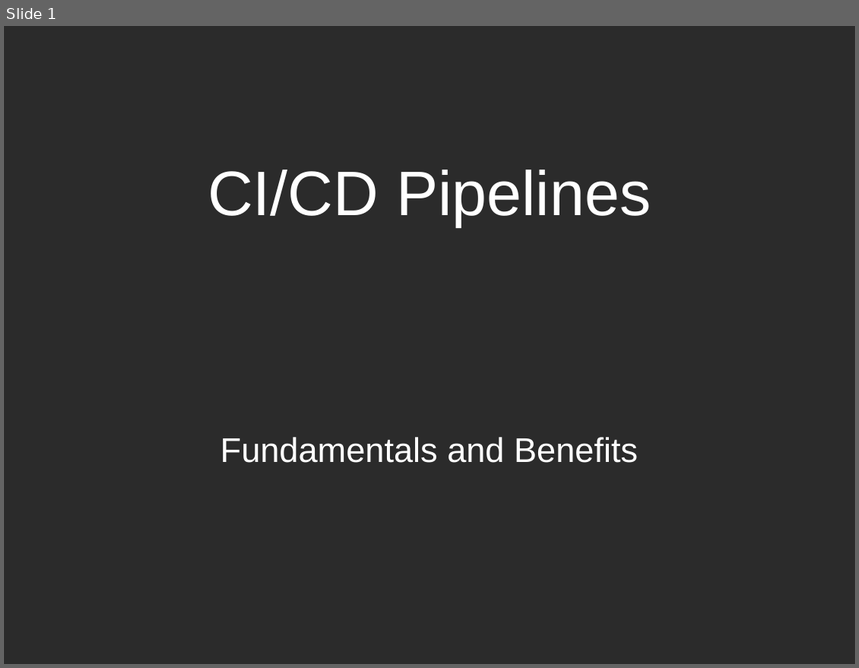
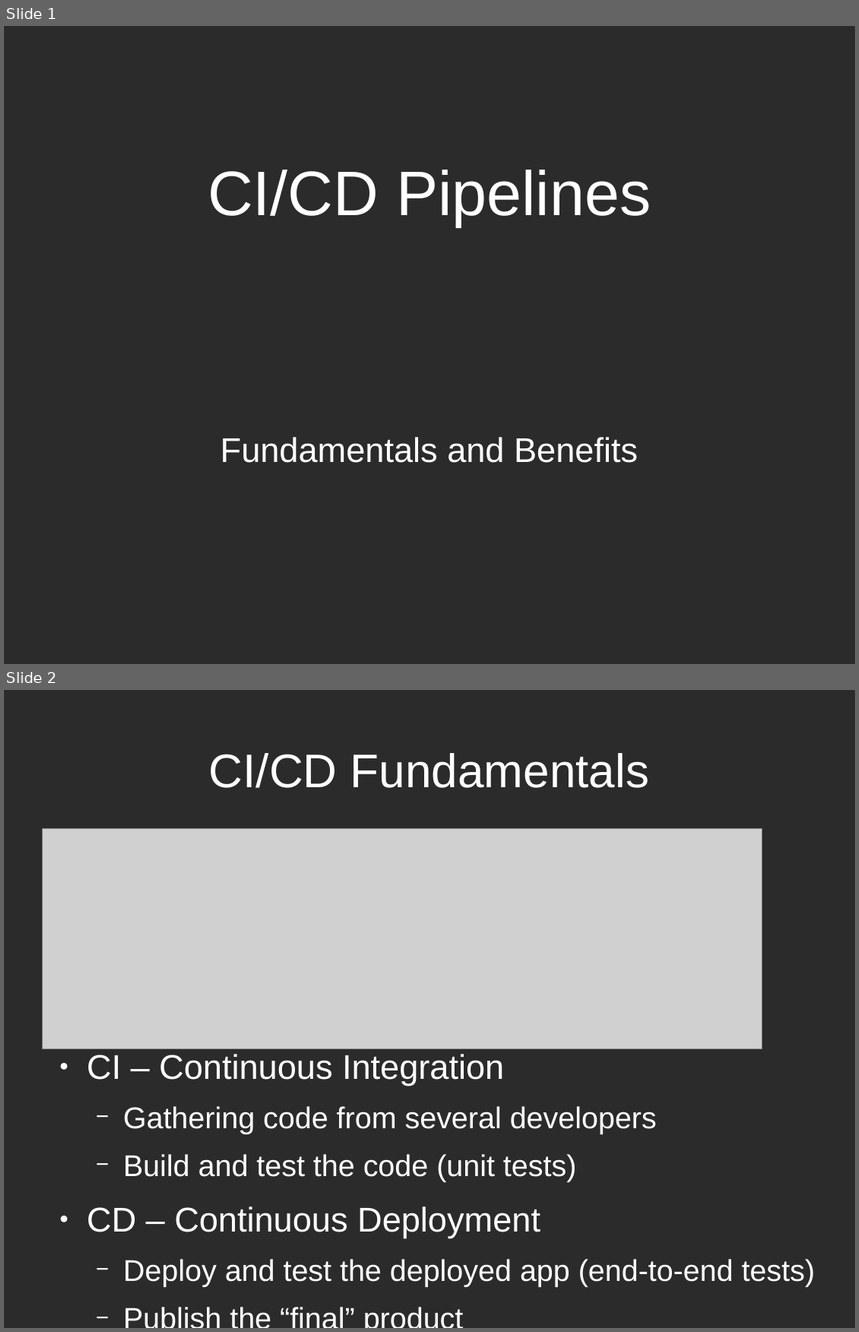
Before and after one commit to Tr3mo89/udacity-project-4-app-auto-deploy, a slide deck: presentation.odp. Shown one above the other, each under a label of ours: slide 1 before the commit, slides 1 and 2 after it. The pictures are 859x668 and 859x1332 pixels, drawn with LibreOffice and Linux fonts; fonts in the diff are those of the drawing; grey boxes stand for pictures; background and template pictures are left out; a plain dark background stands for a picture behind light text. Boxes give left, top, right and bottom in pixels: in the first picture for what was removed or moved away, otherwise in the second. Text is boxed around its words. In the diff, an @@ line names an element or a change of style, - is before the commit and + after.

```diff
--- a/presentation.odp
+++ b/presentation.odp
@@ slide 2 added at box(4, 690, 855, 1328), background picture (left out) @@
@@ title added at box(209, 753, 649, 788), 44 pt, text #FFFFFF @@
+CI/CD Fundamentals
@@ picture added at box(43, 829, 762, 1049) @@
@@ text added at box(87, 1054, 815, 1287), 28 pt, text #FFFFFF @@
+● CI – Continuous Integration
+  − Gathering code from several developers
+  − Build and test the code (unit tests)
+● CD – Continuous Deployment
+  − Deploy and test the deployed app (end-to-end tests)
+  − Publish the “final” product
```
Also in this commit, not shown: 3 other slides added, 3 slides removed, 1 other file.
